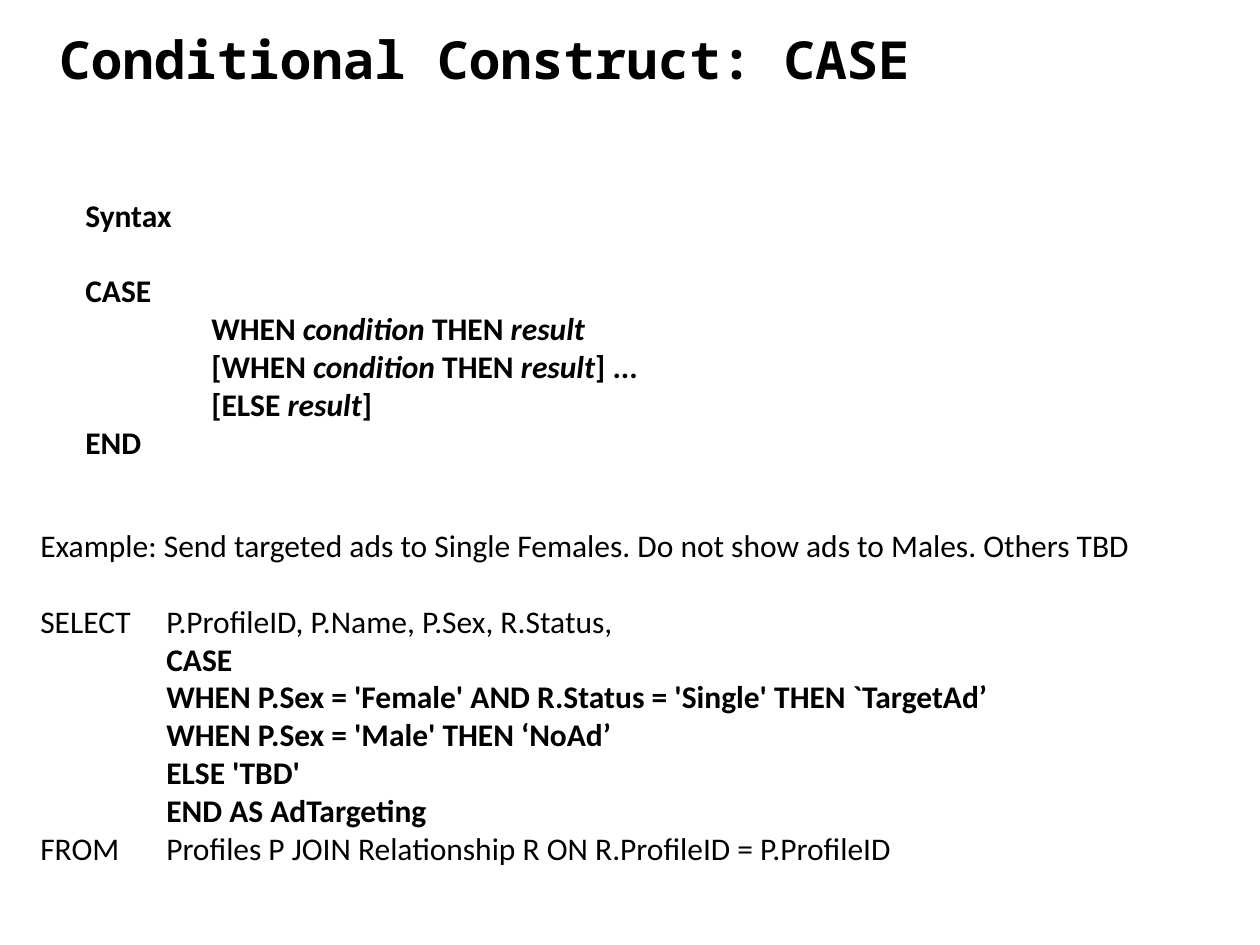
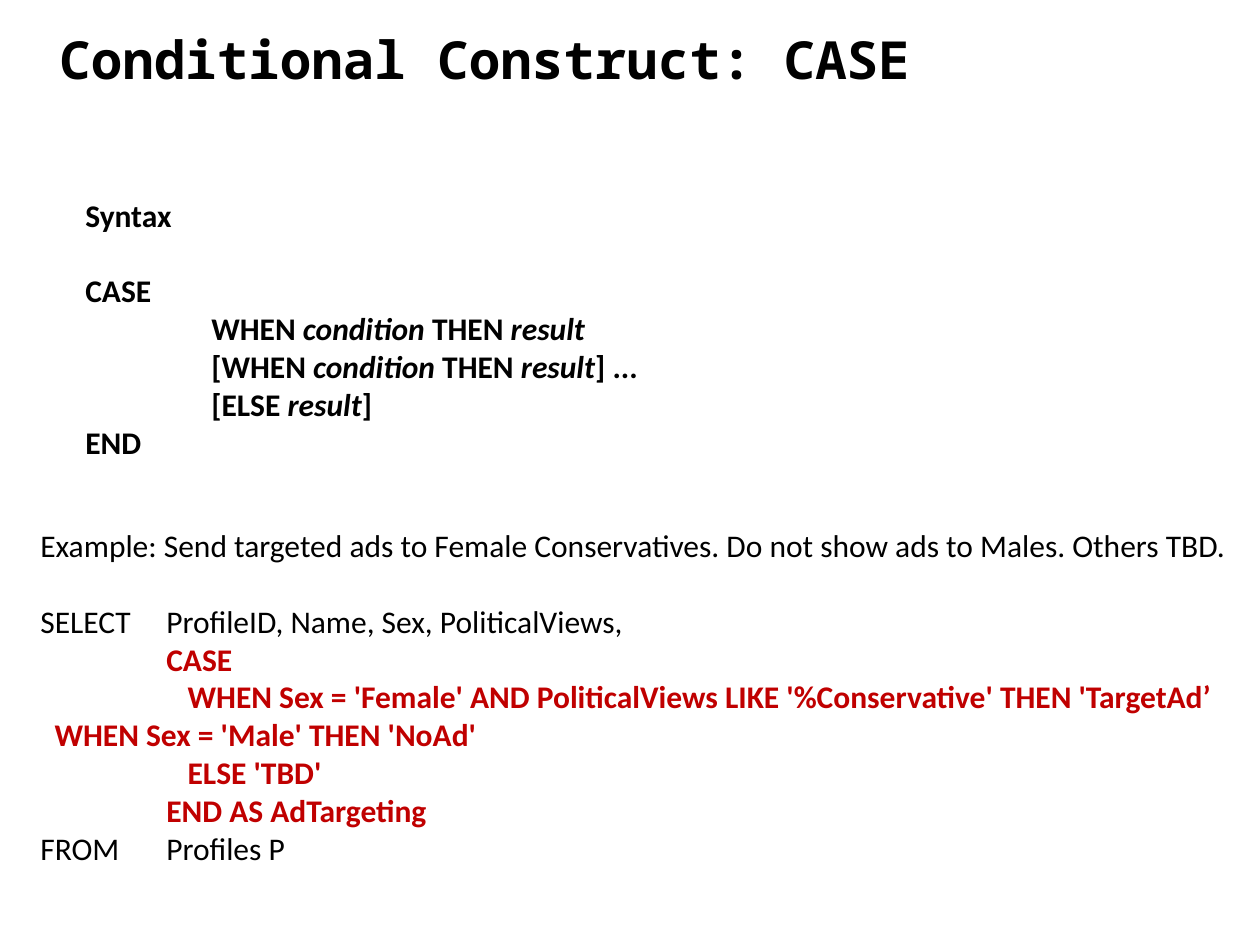
Before and after one commit to ipeirotis/introduction-to-databases, a slide deck: slide 20 of session3/B3-SQL_Filtering.pptx. Drawn at 1260x945 pixels with LibreOffice and Linux fonts; fonts in the diff are those of the drawing. Boxes give left, top, right and bottom in pixels: in the first picture for what was removed or moved away, otherwise in the second. Text is boxed around its words. In the diff, an @@ line names an element or a change of style, - is before the commit and + after.

```diff
--- a/session3/B3-SQL_Filtering.pptx
+++ b/session3/B3-SQL_Filtering.pptx
@@ text at <box>40,535,1225,861</box>: text changed @@
-Example: Send targeted ads to Single Females. Do not show ads to Males. Others TBD
-SELECT P.ProfileID, P.Name, P.Sex, R.Status,
-CASE
-WHEN P.Sex = 'Female' AND R.Status = 'Single' THEN `TargetAd’
-WHEN P.Sex = 'Male' THEN ‘NoAd’
-ELSE 'TBD'
-END AS AdTargeting
-FROM Profiles P JOIN Relationship R ON R.ProfileID = P.ProfileID
+Example: Send targeted ads to Female Conservatives. Do not show ads to Males. Others TBD.
+SELECT ProfileID, Name, Sex, PoliticalViews,
+CASE
+WHEN Sex = 'Female' AND PoliticalViews LIKE '%Conservative' THEN 'TargetAd’ WHEN Sex = 'Male' THEN 'NoAd'
+ELSE 'TBD'
+END AS AdTargeting
+FROM Profiles P
```
